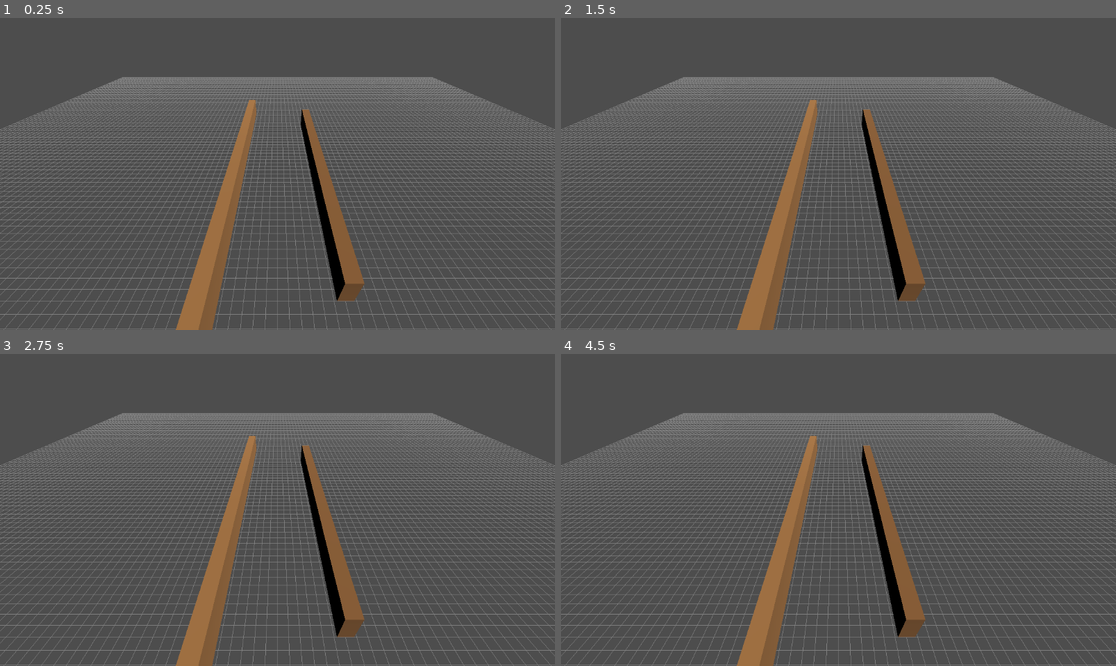
Above: before the commit, frames 1-4 (two rows, left to right).
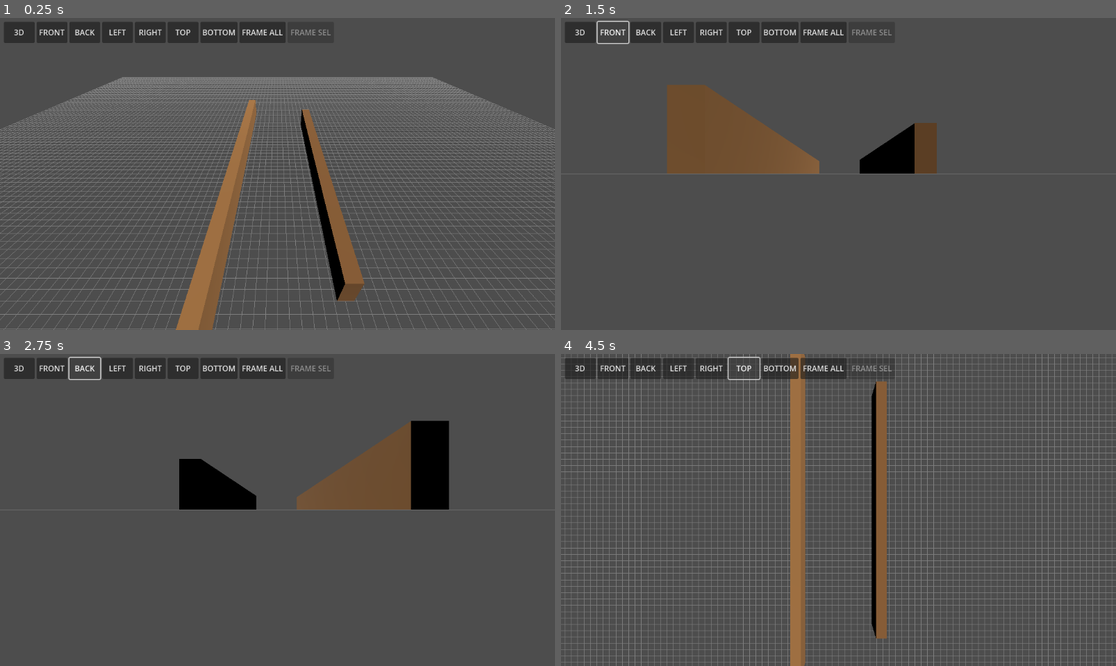
Above: after the commit, the same moments.

Repository: psymore/woodcraft-prototype
Game: Godot game, scene res://main.tscn
Same seed, same stepped clock (60 frames per second), same inputs: the game is played once before the commit and once after it.
Inputs (mouse positions are in pixels of both pictures, inside the frame that each line leads up to):
- Up to frame 1 (0.25 s): no input
- Up to frame 2 (1.5 s): click (577, 33) at 0.5 s, where only the run after the commit has a clickable "3D"; click (610, 33) at 1.25 s, where only the run after the commit has a clickable "FRONT"
- Up to frame 3 (2.75 s): click (83, 369) at 2 s, where only the run after the commit has a clickable "BACK"
- Up to frame 4 (4.5 s): click (677, 369) at 2.75 s, where only the run after the commit has a clickable "LEFT"; click (710, 369) at 3.5 s, where only the run after the commit has a clickable "RIGHT"; click (744, 369) at 4.25 s, where only the run after the commit has a clickable "TOP"

The runs differ from the first frame. In frame 1, 3.1% of the frame differs, in the area x 0-60%, y 1-9%; in frame 2, 29%; in frame 3, 29%; in frame 4, 32%, in the area x 0-100%, y 0-100%.

Commit message:
feat(godot-spike): wire multi-touch orbit/pan/zoom and view-control bar

Diff:
--- a/spikes/touch-spike-godot/main.gd
+++ b/spikes/touch-spike-godot/main.gd
@@ -3,8 +3,13 @@
 
 const Snap = preload("res://snap.gd")
 const Components = preload("res://components.gd")
+const CameraOrbit = preload("res://camera_orbit.gd")
+const ViewPresets = preload("res://view_presets.gd")
 const GRID_INCREMENT := 1.0
 const GRID_EXTENT := 60.0  # inches, half-width of the drawn ground grid
+const ORBIT_SPEED := 0.01
+const PAN_SPEED := 0.05
+const ZOOM_SPEED := 0.02
 
 var camera: Camera3D
 var selected_body: StaticBody3D = null
@@ -12,16 +17,29 @@
 var drag_offset := Vector2.ZERO
 var drag_plane_y := 0.0
 
+var orbit_target := Vector3.ZERO
+var orbit_azimuth := 0.0
+var orbit_polar := 0.0
+var orbit_radius := 0.0
+var camera_up := Vector3.UP
+var active_touches: Dictionary = {}
+var camera_mode := ""  # "" | "orbit" | "pan_zoom"
+var pan_zoom_prev_midpoint := Vector2.ZERO
+var pan_zoom_prev_distance := 0.0
+var frame_selected_button: Button
+
 
 func _input(event: InputEvent) -> void:
 	if event is InputEventScreenTouch:
 		if event.pressed:
-			_on_touch_begin(event.position)
+			active_touches[event.index] = event.position
+			_on_touch_begin(event.index, event.position)
 		else:
-			dragging = false
+			active_touches.erase(event.index)
+			_on_touch_end(event.index)
 	elif event is InputEventScreenDrag:
-		if dragging:
-			_on_touch_drag(event.position)
+		active_touches[event.index] = event.position
+		_on_touch_drag(event.index, event.position, event.relative)
 
 
 func _ready() -> void:
@@ -43,11 +61,15 @@
 
 	camera = Camera3D.new()
 	add_child(camera)
-	camera.position = Vector3(0, 20, 25)
-	# The camera must be inside the tree before look_at()/project_ray_*
-	# will work — await at least one frame after add_child().
+	var initial_orbit := CameraOrbit.position_to_orbit(Vector3(0, 20, 25), Vector3.ZERO)
+	orbit_azimuth = initial_orbit.azimuth
+	orbit_polar = initial_orbit.polar
+	orbit_radius = initial_orbit.radius
+	# The camera must be inside the tree before project_ray_*/look_at will work.
 	await get_tree().process_frame
-	camera.look_at(Vector3.ZERO, Vector3.UP)
+	_update_camera_transform()
+
+	_build_view_bar()
 
 	print("READY_OK")
 
@@ -100,28 +122,144 @@
 		var highlight := StandardMaterial3D.new()
 		highlight.albedo_color = Color(1.0, 0.7, 0.2)
 		mesh_instance.material_override = highlight
-
-
-func _on_touch_begin(screen_pos: Vector2) -> void:
-	var picked := _pick_piece(screen_pos)
-	_select(picked)
-	if picked != null:
-		dragging = true
-		drag_plane_y = picked.position.y
-		var hit = _ground_hit(screen_pos, drag_plane_y)
-		if hit != null:
-			drag_offset = Vector2(picked.position.x - hit.x, picked.position.z - hit.z)
+	if frame_selected_button != null:
+		frame_selected_button.disabled = selected_body == null
+
+
+func _on_touch_begin(index: int, screen_pos: Vector2) -> void:
+	if index == 0 and active_touches.size() == 1:
+		var picked := _pick_piece(screen_pos)
+		_select(picked)
+		if picked != null:
+			dragging = true
+			camera_mode = ""
+			drag_plane_y = picked.position.y
+			var hit = _ground_hit(screen_pos, drag_plane_y)
+			drag_offset = Vector2(picked.position.x - hit.x, picked.position.z - hit.z) if hit != null else Vector2.ZERO
 		else:
-			drag_offset = Vector2.ZERO
-
-
-func _on_touch_drag(screen_pos: Vector2) -> void:
+			dragging = false
+			camera_mode = "orbit"
+			camera_up = Vector3.UP
+	elif active_touches.size() == 2:
+		dragging = false
+		camera_mode = "pan_zoom"
+		var positions := active_touches.values()
+		pan_zoom_prev_midpoint = (positions[0] + positions[1]) / 2.0
+		pan_zoom_prev_distance = positions[0].distance_to(positions[1])
+
+
+func _on_touch_end(index: int) -> void:
+	dragging = false
+	if active_touches.size() == 1:
+		camera_mode = "orbit"
+	elif active_touches.is_empty():
+		camera_mode = ""
+
+
+func _on_touch_drag(index: int, screen_pos: Vector2, relative: Vector2) -> void:
+	if dragging and index == 0:
+		_on_piece_drag(screen_pos)
+	elif camera_mode == "orbit" and active_touches.size() == 1:
+		_on_orbit_drag(relative)
+	elif camera_mode == "pan_zoom" and active_touches.size() == 2:
+		_on_pan_zoom_drag()
+
+
+func _on_piece_drag(screen_pos: Vector2) -> void:
 	var hit = _ground_hit(screen_pos, drag_plane_y)
 	if hit == null:
 		return
 	var snapped_x := Snap.snap_value(hit.x + drag_offset.x, GRID_INCREMENT)
 	var snapped_z := Snap.snap_value(hit.z + drag_offset.y, GRID_INCREMENT)
 	selected_body.position = Vector3(snapped_x, drag_plane_y, snapped_z)
+
+
+func _on_orbit_drag(relative: Vector2) -> void:
+	orbit_azimuth -= relative.x * ORBIT_SPEED
+	orbit_polar = CameraOrbit.clamp_polar(orbit_polar - relative.y * ORBIT_SPEED)
+	_update_camera_transform()
+
+
+func _on_pan_zoom_drag() -> void:
+	var positions := active_touches.values()
+	var midpoint: Vector2 = (positions[0] + positions[1]) / 2.0
+	var distance: float = positions[0].distance_to(positions[1])
+
+	var pan_delta := midpoint - pan_zoom_prev_midpoint
+	var right := Vector3(cos(orbit_azimuth), 0, -sin(orbit_azimuth))
+	orbit_target -= right * pan_delta.x * PAN_SPEED
+	orbit_target.y += pan_delta.y * PAN_SPEED
+
+	var distance_delta := distance - pan_zoom_prev_distance
+	orbit_radius = CameraOrbit.clamp_radius(orbit_radius - distance_delta * ZOOM_SPEED)
+
+	pan_zoom_prev_midpoint = midpoint
+	pan_zoom_prev_distance = distance
+	_update_camera_transform()
+
+
+func _update_camera_transform() -> void:
+	camera.position = CameraOrbit.orbit_to_position(orbit_target, orbit_azimuth, orbit_polar, orbit_radius)
+	camera.look_at(orbit_target, camera_up)
+
+
+func _apply_view(view_name: String) -> void:
+	var preset := ViewPresets.preset(view_name)
+	var orbit := CameraOrbit.position_to_orbit(preset.position, orbit_target)
+	orbit_azimuth = orbit.azimuth
+	orbit_polar = orbit.polar
+	orbit_radius = orbit.radius
+	camera_up = preset.up
+	_update_camera_transform()
+
+
+func _frame(positions: Array) -> void:
+	if positions.is_empty():
+		return
+	var bounds := CameraOrbit.compute_bounds(positions)
+	orbit_target = bounds.center
+	orbit_radius = CameraOrbit.clamp_radius(max(bounds.radius * 2.5, 10.0))
+	_update_camera_transform()
+
+
+func _on_frame_all_pressed() -> void:
+	var positions: Array = []
+	for piece in get_tree().get_nodes_in_group("piece"):
+		positions.append(piece.position)
+	_frame(positions)
+
+
+func _on_frame_selected_pressed() -> void:
+	if selected_body != null:
+		_frame([selected_body.position])
+
+
+func _build_view_bar() -> void:
+	var canvas := CanvasLayer.new()
+	add_child(canvas)
+	var bar := HBoxContainer.new()
+	bar.position = Vector2(8, 8)
+	canvas.add_child(bar)
+
+	for view_name in ViewPresets.view_names():
+		var button := Button.new()
+		button.text = view_name.to_upper()
+		button.custom_minimum_size = Vector2(64, 44)
+		button.pressed.connect(_apply_view.bind(view_name))
+		bar.add_child(button)
+
+	var frame_all_button := Button.new()
+	frame_all_button.text = "FRAME ALL"
+	frame_all_button.custom_minimum_size = Vector2(96, 44)
+	frame_all_button.pressed.connect(_on_frame_all_pressed)
+	bar.add_child(frame_all_button)
+
+	frame_selected_button = Button.new()
+	frame_selected_button.text = "FRAME SEL"
+	frame_selected_button.custom_minimum_size = Vector2(96, 44)
+	frame_selected_button.disabled = true
+	frame_selected_button.pressed.connect(_on_frame_selected_pressed)
+	bar.add_child(frame_selected_button)
 
 
 func _ground_hit(screen_pos: Vector2, plane_y: float):
